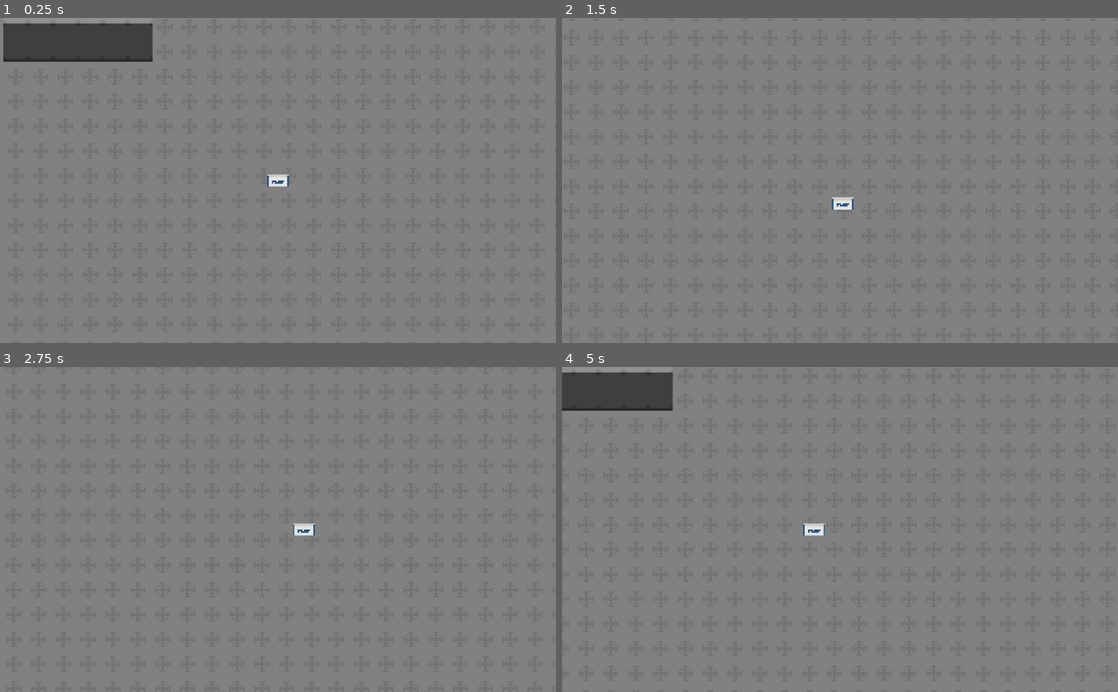
Above: before the commit, frames 1-4 (two rows, left to right).
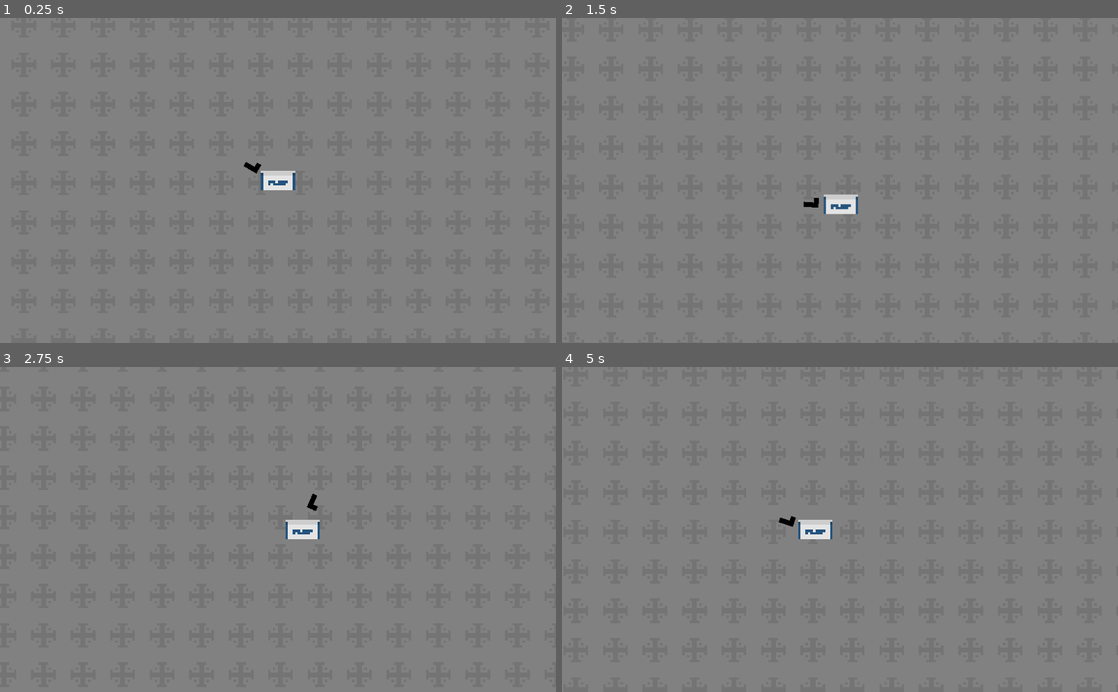
Above: after the commit, the same moments.

Repository: CUBE-The-Final-Shape/Destroying-Horrible
Game: Godot game, scene res://Scenes/Main.tscn
Same seed, same stepped clock (60 frames per second), same inputs: the game is played once before the commit and once after it.
Inputs (mouse positions are in pixels of both pictures, inside the frame that each line leads up to):
- Up to frame 1 (0.25 s): no input
- Up to frame 2 (1.5 s): tap Enter at 0.5 s; move the mouse to (962, 164) at 0.52 s; hold D (right) 0.53-1.28 s; move the mouse to (728, 196) at 1.27 s; hold S (down) from 1.28 s (still down)
- Up to frame 3 (2.75 s): tap Space at 2 s; move the mouse to (333, 458) at 2.02 s; release S (down) at 2.03 s; hold D (right) from 2.03 s (still down)
- Up to frame 4 (5 s): tap Enter at 2.75 s; move the mouse to (812, 594) at 2.77 s; release D (right) at 2.78 s; hold W (up) 2.78-3.53 s; move the mouse to (1006, 578) at 3.52 s; hold A (left) from 3.53 s (still down); tap Space at 4.25 s; move the mouse to (673, 480) at 4.27 s

The runs differ from the first frame. In frame 1, 3.6% of the frame differs, in the area x 0-54%, y 0-53%; in frame 2, 0.4%; in frame 3, 0.3%; in frame 4, 2.7%.

Commit message:
Check Desc
'File System
- Double player.tscn

'Player.tscn
+ Added gun rotating around player to where the mouse is

Note: Can't shoot yet

Diff:
--- a/Scenes/Main.tscn
+++ b/Scenes/Main.tscn
@@ -7,20 +7,16 @@
 [node name="Main" type="Node2D"]
 
 [node name="TextureRect" type="TextureRect" parent="."]
-margin_left = -479.0
-margin_top = -318.0
-margin_right = 1480.0
-margin_bottom = 879.0
+margin_left = 115.0
+margin_top = 22.0
+margin_right = 951.0
+margin_bottom = 519.0
 texture = ExtResource( 2 )
 expand = true
 stretch_mode = 2
 
-[node name="KinematicBody2D" parent="." instance=ExtResource( 1 )]
-position = Vector2( 490, 273 )
-speed = 200
-
 [node name="Wall" parent="." instance=ExtResource( 3 )]
-position = Vector2( 321, 185 )
+position = Vector2( 341, 185 )
 
 [node name="Wall" parent="Wall" instance=ExtResource( 3 )]
 position = Vector2( 16, 0 )
@@ -36,3 +32,7 @@
 
 [node name="Wall" parent="Wall/Wall/Wall/Wall/Wall" instance=ExtResource( 3 )]
 position = Vector2( 16, 0 )
+
+[node name="KinematicBody2D" parent="." instance=ExtResource( 1 )]
+position = Vector2( 490, 273 )
+speed = 200
--- /dev/null
+++ b/Scenes/gun.gd
@@ -0,0 +1,4 @@
+extends KinematicBody2D
+
+func _process(delta):
+	look_at(get_global_mouse_position())
--- a/Scenes/player.tscn
+++ b/Scenes/player.tscn
@@ -1,7 +1,9 @@
-[gd_scene load_steps=4 format=2]
+[gd_scene load_steps=6 format=2]
 
 [ext_resource path="res://sprites/postnord.png" type="Texture" id=1]
 [ext_resource path="res://Scenes/player.gd" type="Script" id=2]
+[ext_resource path="res://sprites/gun.png" type="Texture" id=3]
+[ext_resource path="res://Scenes/gun.gd" type="Script" id=4]
 
 [sub_resource type="RectangleShape2D" id=1]
 extents = Vector2( 7, 4 )
@@ -24,6 +26,13 @@
 [node name="Camera2D" type="Camera2D" parent="."]
 position = Vector2( 0, 4 )
 current = true
-zoom = Vector2( 0.35, 0.35 )
+zoom = Vector2( 0.22, 0.22 )
 smoothing_enabled = true
-smoothing_speed = 10.0
+smoothing_speed = 15.0
+
+[node name="KinematicBody2D" type="KinematicBody2D" parent="Camera2D"]
+script = ExtResource( 4 )
+
+[node name="Sprite" type="Sprite" parent="Camera2D/KinematicBody2D"]
+position = Vector2( 11, -4 )
+texture = ExtResource( 3 )
--- a/player.tscn
+++ /dev/null
@@ -1,20 +0,0 @@
-[gd_scene load_steps=4 format=2]
-
-[ext_resource path="res://sprites/postnord.png" type="Texture" id=1]
-[ext_resource path="res://Scenes/player.gd" type="Script" id=2]
-
-[sub_resource type="RectangleShape2D" id=1]
-extents = Vector2( 7, 4 )
-
-[node name="KinematicBody2D" type="KinematicBody2D"]
-script = ExtResource( 2 )
-speed = 4000
-
-[node name="Sprite" type="Sprite" parent="."]
-texture = ExtResource( 1 )
-
-[node name="CollisionShape2D" type="CollisionShape2D" parent="."]
-position = Vector2( 0, 4 )
-shape = SubResource( 1 )
-
-[node name="Camera2D" type="Camera2D" parent="."]
--- a/project.godot
+++ b/project.godot
@@ -10,7 +10,7 @@
 
 [application]
 
-config/name="Destroying Horrible"
+config/name="Destroying-Horrible"
 run/main_scene="res://Scenes/Main.tscn"
 config/icon="res://icon.png"
 
Binary file changed: icon.png
Binary file changed: sprites/gun.png
